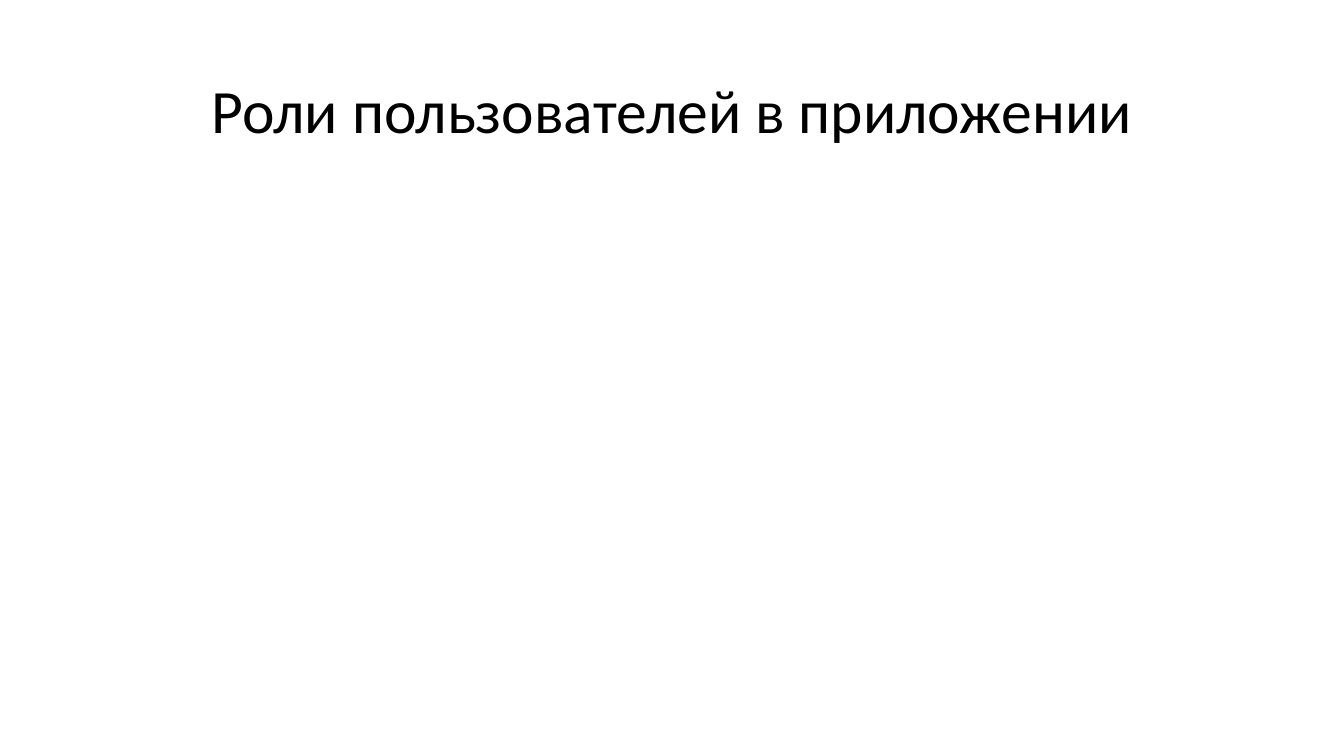
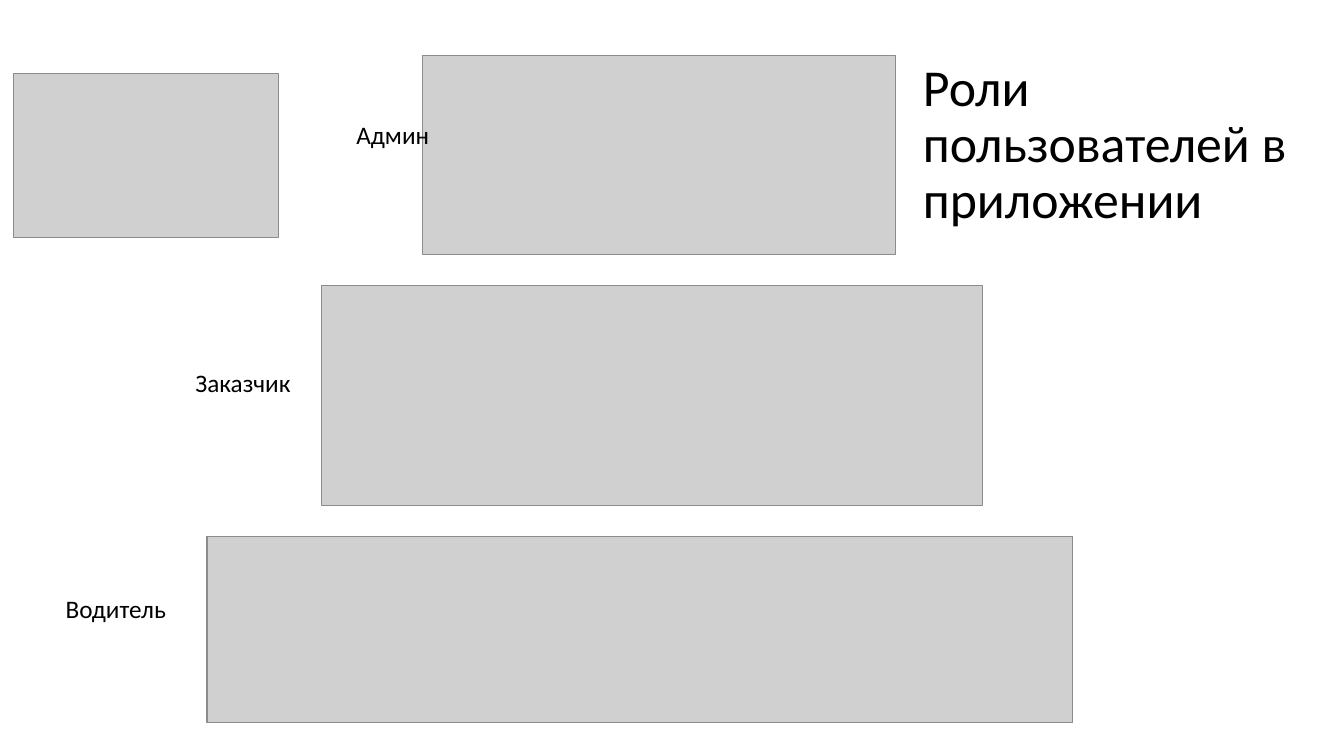
Before and after one commit to deserof/PSP, a slide deck: slide 10 of Course work/defense.pptx. Drawn at 1344x756 pixels with LibreOffice and Linux fonts; fonts in the diff are those of the drawing; grey boxes stand for pictures. Boxes give left, top, right and bottom in pixels: in the first picture for what was removed or moved away, otherwise in the second. Text is boxed around its words. In the diff, an @@ line names an element or a change of style, - is before the commit and + after.

Commit message:
qwe

```diff
--- a/Course work/defense.pptx
+++ b/Course work/defense.pptx
@@ picture added at box(422, 55, 896, 254) @@
@@ title "Роли пользователей в приложении": place and size @@
-title "Роли пользователей в приложении" at box(211, 91, 1132, 143)
+title "Роли пользователей в приложении" at box(923, 72, 1287, 227)
@@ title "Роли пользователей в приложении" at box(923, 72, 1287, 227): size 44 to 37 pt; alignment centre to left; vertical alignment middle to bottom @@
@@ picture added at box(14, 74, 279, 238) @@
@@ text added at box(356, 124, 429, 151), 18 pt, text #000000 @@
+Админ
@@ picture added at box(322, 285, 983, 505) @@
@@ text added at box(195, 375, 290, 392), 18 pt, text #000000 @@
+Заказчик
@@ picture added at box(207, 536, 1073, 723) @@
@@ text added at box(66, 601, 166, 622), 18 pt, text #000000 @@
+Водитель
```
Also in this commit, not shown: 11 other slides changed, 2 slides added, 2 slides removed.
